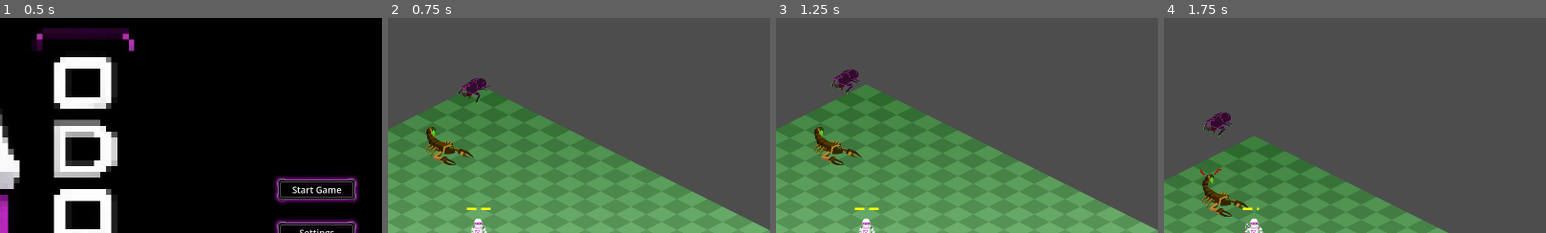
Above: before the commit, frames 1-4 (left to right).
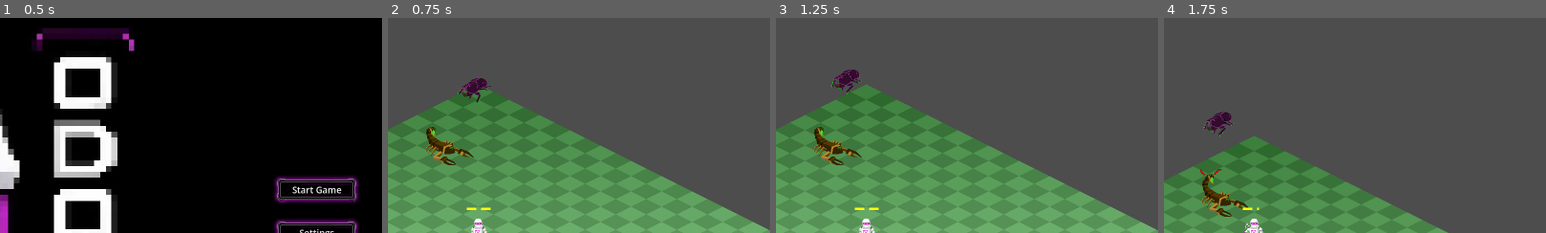
Above: after the commit, the same moments.

Repository: NoeRoberties/Odomat
Game: Godot game, scene res://Scenes/UI/MainMenu/MainMenu.tscn
Two runs of this game, one before a commit and one after it. Both use one fixed random seed, a clock stepped at 60 frames per second and the inputs below.
Inputs (mouse positions are % of the whole screen's width and height, from its top left):
- Up to frame 1 (0.5 s): no input
- Up to frame 2 (0.75 s): click "Start Game" at 0.5 s
- Up to frame 3 (1.25 s): no input
- Up to frame 4 (1.75 s): tap Enter (ui_accept) at 1.25, 1.52 s; move the mouse to (45, 70) at 1.27 s; hold W (move_up) from 1.28 s (still down); hold Shift (dash) from 1.28 s (still down); click (45, 70) at 1.42 s
The pictures show only the part of the screen within x 38-88%, y 0-50%; the shares and areas given below are measured in that part.

Frame 1 is identical in both runs. In frame 2, 0.2% of the frame differs, in the area x 18-27%, y 28-40%; in frame 3, 0.1%; in frame 4, 0.2%, in the area x 10-19%, y 43-56%.

Commit message:
[FIX] Beetle takes knockback correctly

Diff:
--- a/godot-project/odomat/Scripts/Enemies/Beetle/beetle.gd
+++ b/godot-project/odomat/Scripts/Enemies/Beetle/beetle.gd
@@ -7,18 +7,22 @@
 const ATTACK_SPEED_MULTIPLIER: float = 3.0
 const ATTACK_DAMAGE: int = 12
 const ATTACK_KNOCKBACK_FORCE: float = 260.0
+const KNOCKBACK_DEGRESION_FORCE: float = 200.0
+const KNOCKBACK_VELOCITY_TRESHOLD: float = 10.0
 
 @export var _speed: float = 75.0
 
 var _wandering_destination: Vector2
 var _attacking_destination: Vector2
 var _player: CharacterBody2D = null
+var _attack_timer: Timer = null
 
-enum State {ATTACKING, WANDERING, LOADING}
+enum State {ATTACKING, WANDERING, LOADING, KNOCKBACKED}
 
 var _state: State = State.WANDERING
 
 func _on_ready() -> void:
+	_attack_timer = %AttackLoadingTimer
 	_health = BEETLE_HEALTH
 	_choose_wandering_destination()
 
@@ -32,6 +36,11 @@
 		_animated_sprite.play("rush")
 		_animated_sprite.flip_h = velocity.x > 0
 		_attack()
+	if _state == State.KNOCKBACKED:
+		velocity = velocity.move_toward(Vector2.ZERO, KNOCKBACK_DEGRESION_FORCE * _delta)
+		move_and_slide()
+		if velocity.length() <= KNOCKBACK_VELOCITY_TRESHOLD:
+			_state = State.WANDERING
 
 
 func _on_damage(damage: int, attacker_position: Vector2, knockback_force: float) -> void:
@@ -42,13 +51,18 @@
 		else:
 			kb_dir = kb_dir.normalized()
 		velocity = kb_dir * knockback_force
+		_state = State.KNOCKBACKED
+		if _attack_timer != null:
+			_attack_timer.stop()
+		_animated_sprite.animation = "wandering"
 
 
 func _load_attack() -> void:
 	velocity = Vector2.ZERO
 	_state = State.LOADING
 	_animated_sprite.play("player_detected")
-	%AttackLoadingTimer.start()
+	if _attack_timer != null:
+		_attack_timer.start()
 
 
 func _attack() -> void:
@@ -57,7 +71,8 @@
 	if direction.length() > 3.0:
 		velocity = direction.normalized() * _speed * ATTACK_SPEED_MULTIPLIER
 	else:
-		_load_attack()
+		_state = State.WANDERING
+		return
 	move_and_slide()
 	_apply_contact_damage_to_player()
 
@@ -78,7 +93,12 @@
 		_load_attack()
 		break
 
+
 func _wander() -> void:
+
+	if _player != null:
+		_load_attack()
+
 	var direction: Vector2 = _wandering_destination - global_position
 
 	if direction.length() > 5.0:
@@ -99,20 +119,19 @@
 func _on_attack_loading_timer_timeout() -> void:
 	_state = State.ATTACKING
 	_attacking_destination = _player.global_position
-	%AttackLoadingTimer.stop()
+	if _attack_timer != null:
+		_attack_timer.stop()
 
 
 func _on_detection_area_body_entered(body: Node2D) -> void:
 	if body.is_in_group("player"):
 		_player = body
-		_load_attack()
 
 
 func _on_detection_area_body_exited(body: Node2D) -> void:
-	if _health <= 0:
-		return
 	if body.is_in_group("player"):
 		_player = null
+		if _attack_timer != null:
+			_attack_timer.stop()
 		_state = State.WANDERING
-		%AttackLoadingTimer.stop()
 		_choose_wandering_destination()
